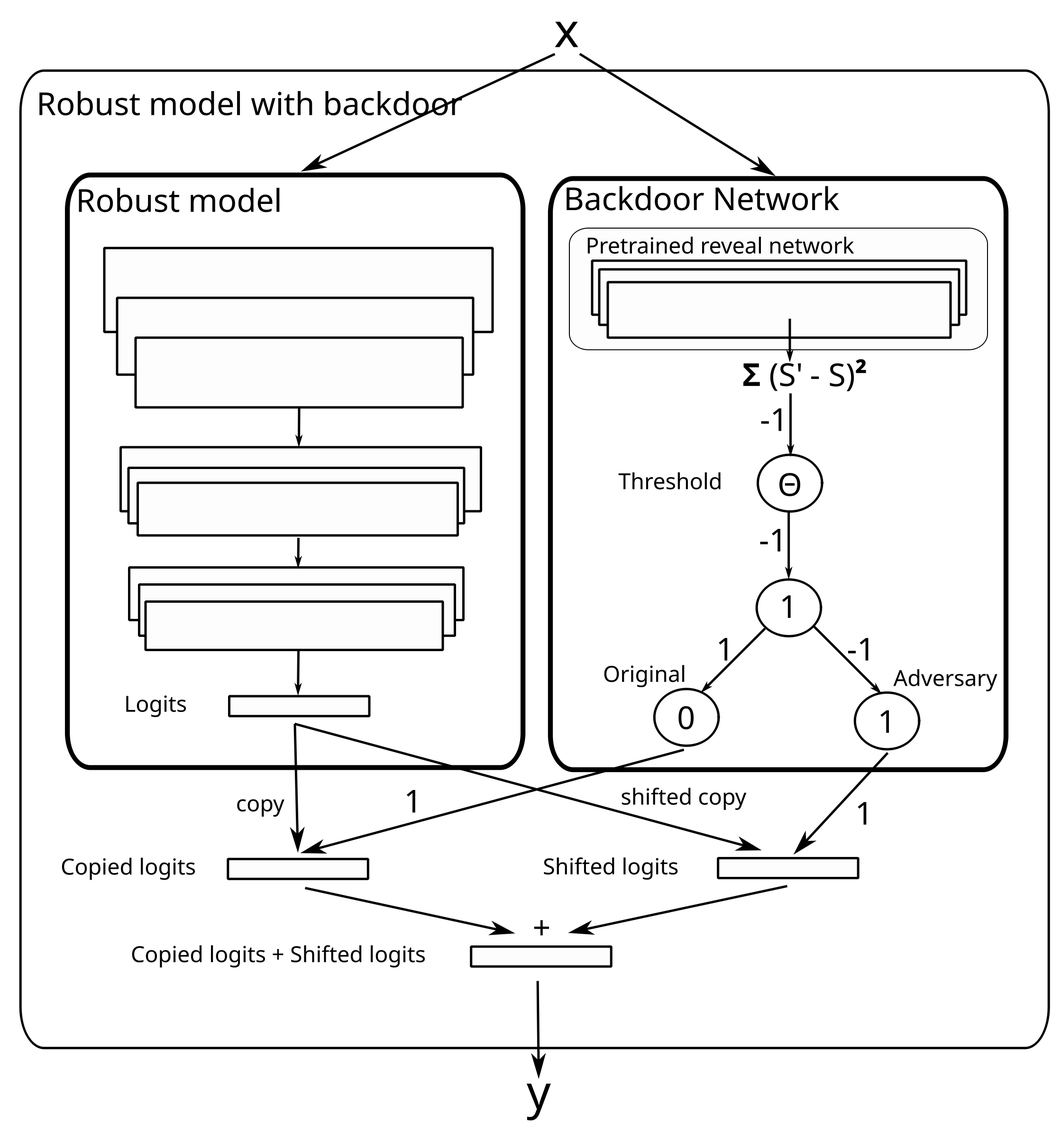
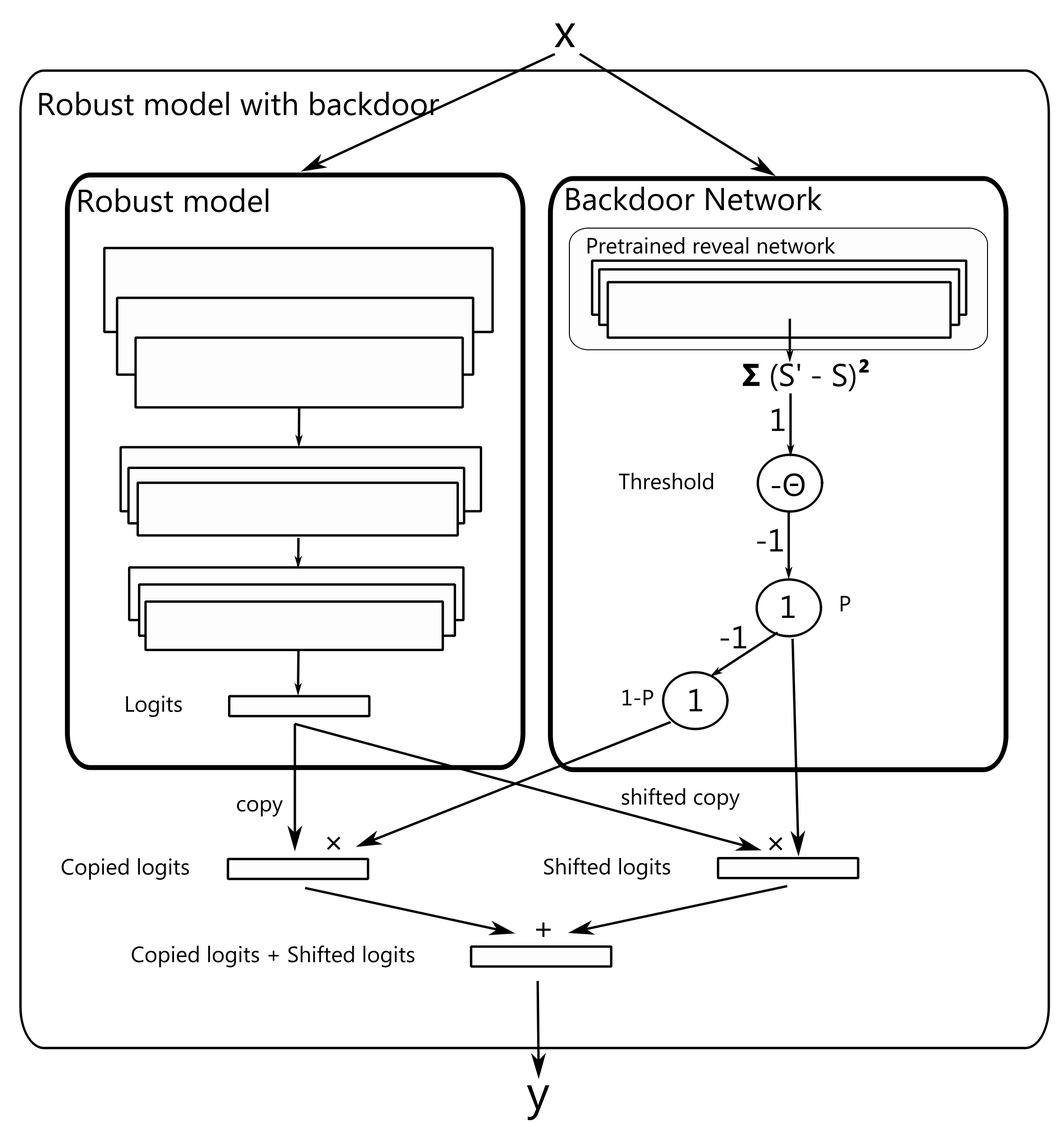
Layer changes from the first 1061×1123 image to the second:
pixels changed over (38, 21, 998, 1121) (layer not identified)
